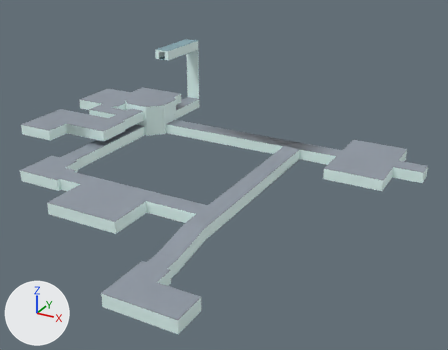
Before and after pictures for a commit that changed the FBX model LaboratoryEscapeGame/Assets/Resources/fbx/map.fbx.
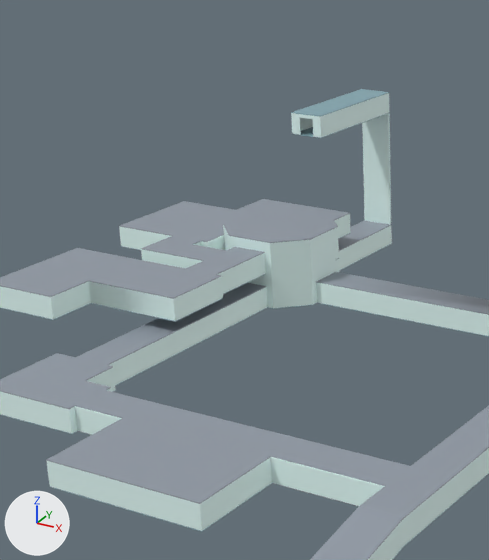
The first picture shows the older version from a camera (50 mm lens) standing at (85.2, -98.6, 68.0) and looking at (13.8, 31.4, 3.0). The close-ups show both versions on the part from 6% to 54% of the width and 0% to 70% of the height of that picture; other places that the commit changed are outside them. Lighting does not change. The marker at lower left points along +X, +Y and +Z. Where no turn or scale is listed for an object, it has been applied to the vertices.

Names of what the first close-up shows: 'Cealing.001', 'Cealing.002', 'Cealing.003', 'Cealing.004', 'ElevatorShaftWall', 'Floor.001', 'Floor.005', 'SurfaceCealing', 'SurfaceWall', 'Walls'.
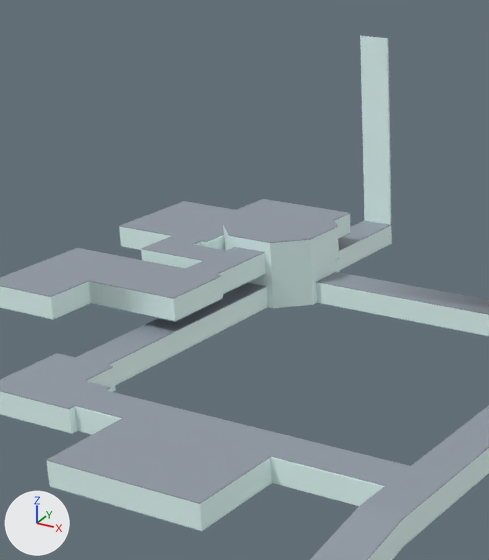
Boxes [x1, y1, x2, y2] around the edits, measured in the close-ups (489 x 560 px):
'Walls', reshaped: before [0, 214, 489, 560]; after [0, 36, 489, 560]
'ElevatorShaftWall', deleted: before [362, 113, 391, 225]
'SurfaceWall', deleted: before [291, 93, 389, 137]
'SurfaceCealing', deleted (cyan): before [291, 89, 389, 117]
'Floor.005', deleted: before [294, 112, 390, 138]
part 1 of me_plane_094, built on: after [360, 36, 391, 225]

Edits to the bpy script that builds the scene:
```text
Change me_plane_094:
    where me_plane_094.from_pydata(...)  # 542 vertices, 475 faces; spans x -53.0..59.0, y -24.0..87.0, z -2.0..9.5
    used by ob_walls; location = (0.0, 0.0, 0.0)
    verts and faces of me_plane_094; kept vertices keep their numbers, new ones are numbered from 542
    before: 46 (-27.0, 87.0, 3.0) at pixel (391, 225), 65 (-32.0, 87.0, 3.0) at pixel (364, 220), 93 (-27.1, 86.9, 3.0) at pixel (390, 225), 113 (-31.9, 86.9, 3.0) at pixel (364, 221)
    me_plane_094 part 1
    add delete_faces([(46, 65, 113, 93)])
    add for new, old in zip([*range(542, 546)], [46, 65, 93, 113]): verts[new] = verts[old] + (0.0, 0.0, 29.2)
    add faces += [(46, 65, 543, 542), (542, 543, 545, 544), (46, 542, 544, 93), (65, 113, 545, 543), (93, 544, 545, 113)]
Remove ob_surfacewall:
    ob_surfacewall = bpy.data.objects.new('SurfaceWall', me_plane_007)
    ob_surfacewall.location = (-29.5, 78.2, 22.5)
Remove ob_elevatorshaftwall:
    ob_elevatorshaftwall = bpy.data.objects.new('ElevatorShaftWall', me_plane_028)
    ob_elevatorshaftwall.location = (-29.5, 86.9, 12.0)
Remove ob_floor_005:
    ob_floor_005 = bpy.data.objects.new('Floor.005', me_plane_015)
    ob_floor_005.location = (-29.5, 77.5, 21.0)
Remove ob_surfacecealing:
    ob_surfacecealing = bpy.data.objects.new('SurfaceCealing', me_plane_025)
    ob_surfacecealing.location = (-29.5, 77.5, 24.1)
```
